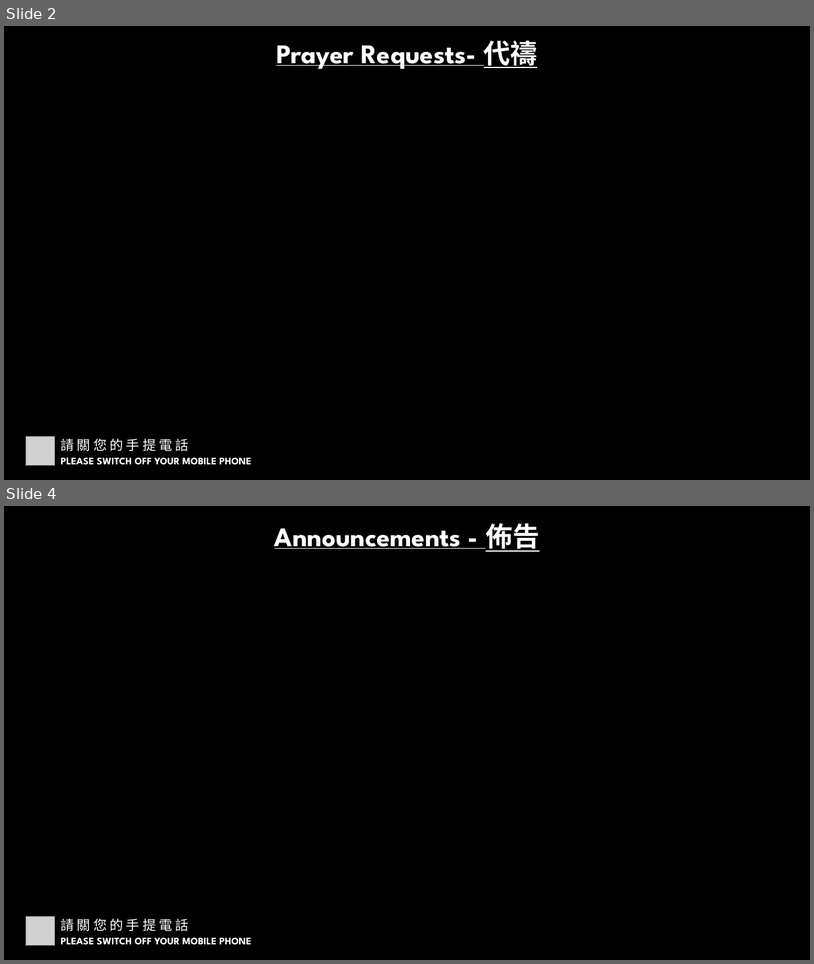
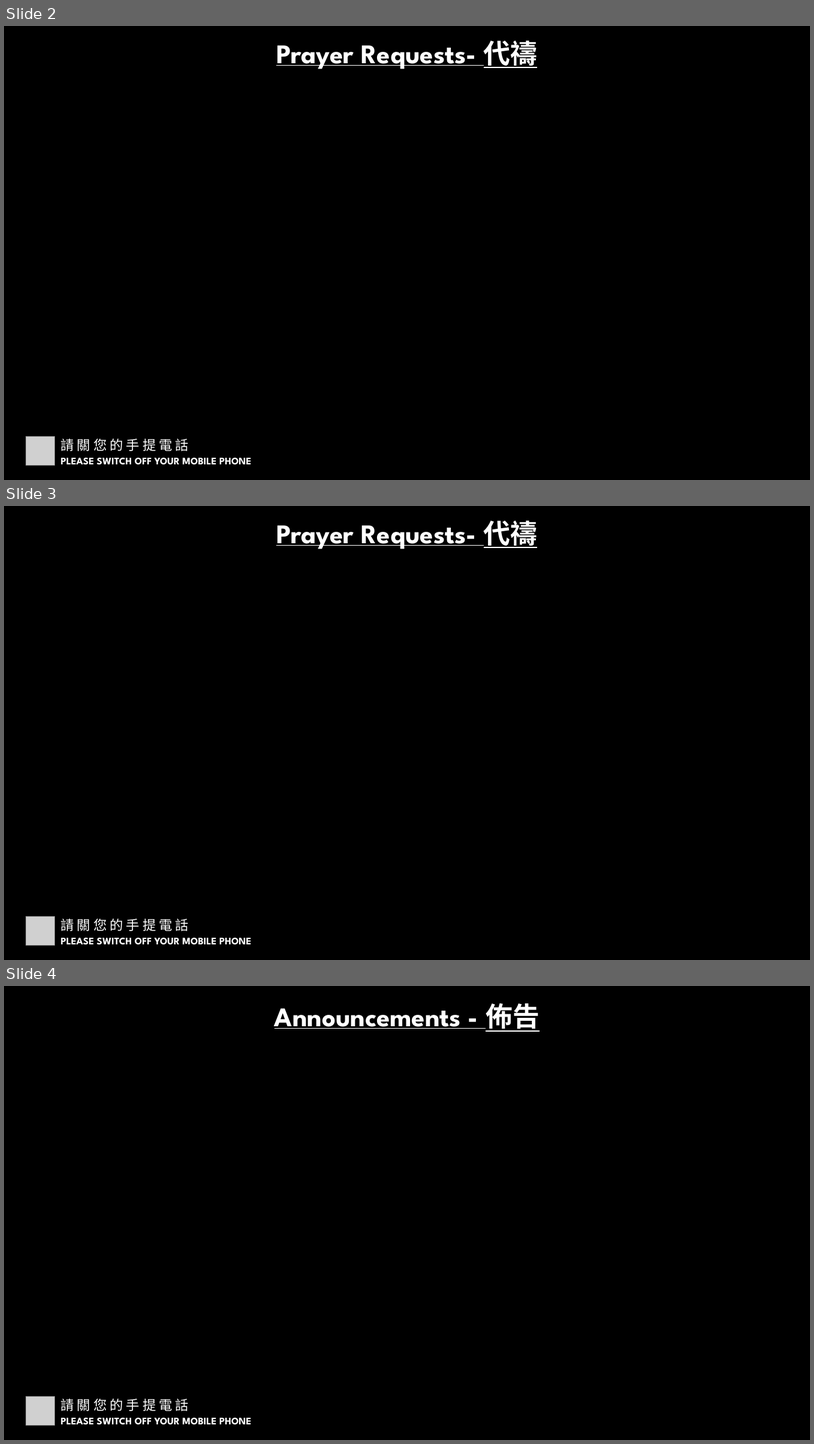
Before and after one commit to calebchanwy/tjc-powerpoint, a slide deck: TJCPowerPoint/Resources/ServiceWidescreen.pptx. Shown one above the other, each under a label of ours: slides 2 and 4 before the commit, slides 2, 3 and 4 after it; the slides between them are not shown. The pictures are 814x964 and 814x1444 pixels, drawn with LibreOffice and Linux fonts; fonts in the diff are those of the drawing; grey boxes stand for pictures; background and template pictures are left out. Boxes give left, top, right and bottom in pixels: in the first picture for what was removed or moved away, otherwise in the second. Text is boxed around its words. In the diff, an @@ line names an element or a change of style, - is before the commit and + after.

```diff
--- a/TJCPowerPoint/Resources/ServiceWidescreen.pptx
+++ b/TJCPowerPoint/Resources/ServiceWidescreen.pptx
@@ slide 3 added at <box>4,506,810,960</box>, background picture (left out) @@
@@ text added at <box>276,520,538,549</box>, 32 pt, text #FFFFFF, bold, underline @@
+Prayer Requests- 代禱
@@ picture added at <box>26,916,55,945</box> @@
@@ text added at <box>60,918,189,931</box>, 16 pt, text #FFFFFF @@
+請 關 您 的 手 提 電 話
@@ text added at <box>61,937,251,945</box>, 12 pt, text #FFFFFF, bold @@
+PLEASE SWITCH OFF YOUR MOBILE PHONE
```
Also in this commit, not shown: 1 slide removed, 33 other files.
